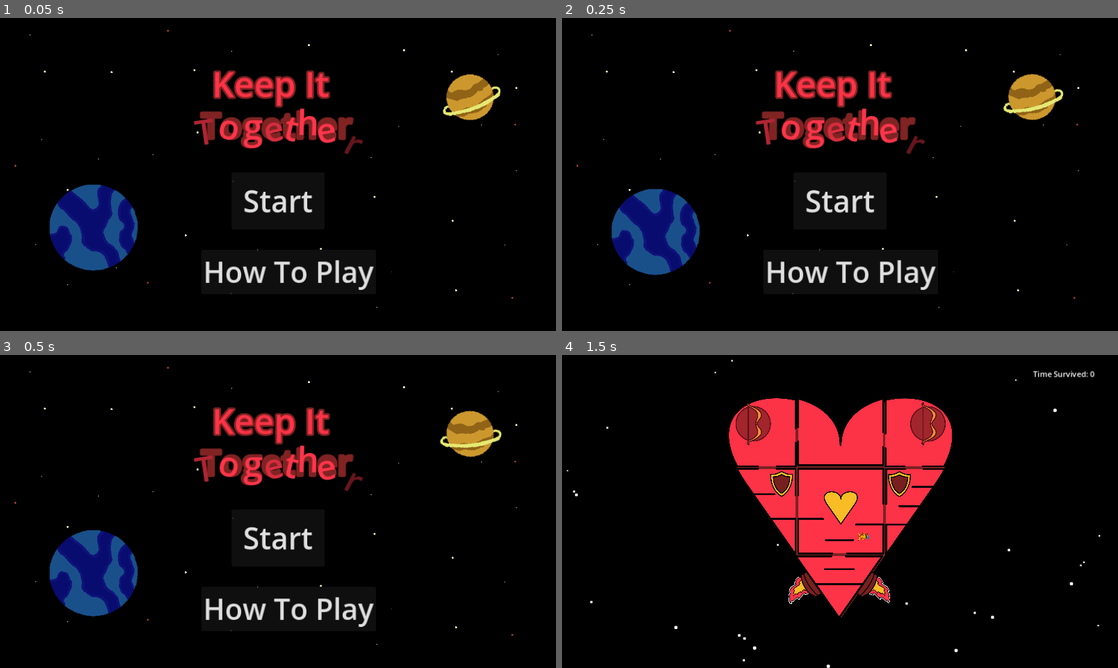
Above: before the commit, frames 1-4 (two rows, left to right).
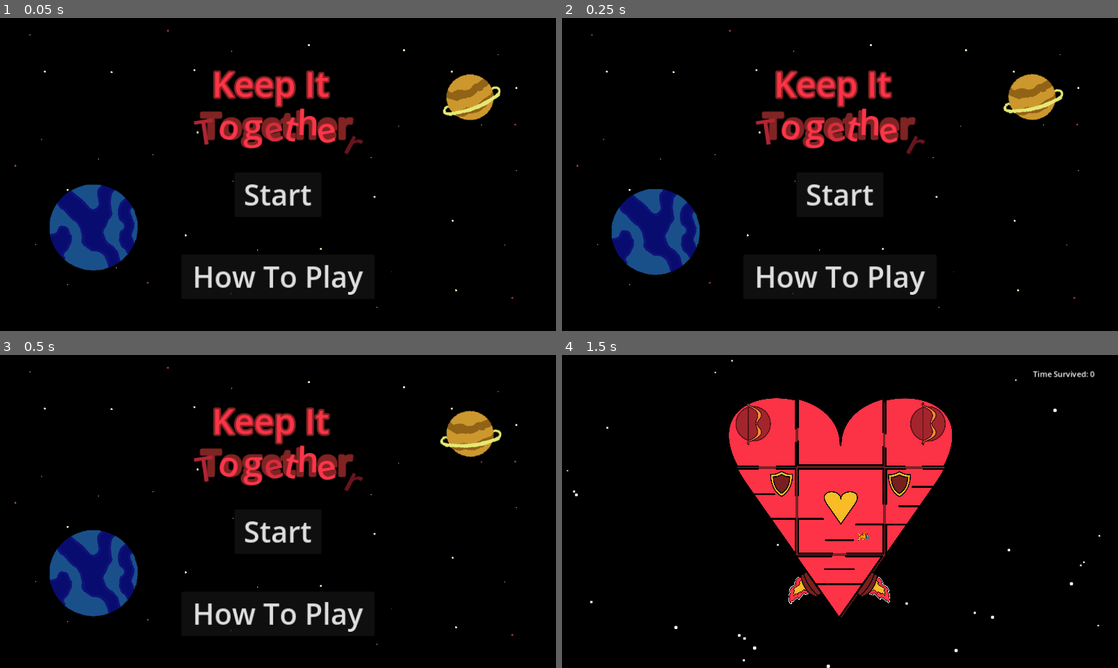
Above: after the commit, the same moments.

Repository: BreannaBre/GodotProject
Game: Godot game, scene res://scenes/main.tscn
Two runs of this game, one before a commit and one after it. Both use one fixed random seed, a clock stepped at 60 frames per second and the inputs below.
Inputs (mouse positions are in pixels of both pictures, inside the frame that each line leads up to):
- Up to frame 1 (0.05 s): no input
- Up to frame 2 (0.25 s): no input
- Up to frame 3 (0.5 s): no input
- Up to frame 4 (1.5 s): click "Start" at 0.5 s; move the mouse to (962, 495) at 1.27 s; hold Right (Player1Right) from 1.28 s (still down); tap / (Player1Interact) at 1.35 s; click (962, 495) at 1.42 s

The runs differ from the first frame. In frame 1, 1.9% of the frame differs, in the area x 35-68%, y 52-89%; in frame 2, 1.9%; in frame 3, 1.9%; in frame 4, nothing differs.

Commit message:
fixed buttons clipping last letter

Diff:
--- a/scenes/title_screen.tscn
+++ b/scenes/title_screen.tscn
@@ -148,23 +148,20 @@
 frame_progress = 0.97513
 
 [node name="StartButton" type="Button" parent="."]
-offset_left = 480.0
+offset_left = 486.0
 offset_top = 320.0
-offset_right = 699.0
-offset_bottom = 452.0
-grow_horizontal = 2
-grow_vertical = 2
-scale = Vector2(0.877908, 0.889999)
+offset_right = 666.0
+offset_bottom = 411.0
 theme_override_colors/icon_hover_color = Color(0.266575, 0.266575, 0.266575, 1)
-theme_override_font_sizes/font_size = 70
+theme_override_font_sizes/font_size = 60
 text = "Start"
 metadata/_edit_use_anchors_ = true
 
 [node name="HowToPlayButton" type="Button" parent="."]
-offset_left = 417.0
-offset_top = 480.0
-offset_right = 778.0
-offset_bottom = 571.0
+offset_left = 376.0
+offset_top = 490.0
+offset_right = 776.0
+offset_bottom = 581.0
 theme_override_font_sizes/font_size = 60
 text = "How To Play"
 
@@ -335,9 +332,9 @@
 layout_mode = 0
 offset_left = 832.0
 offset_top = 432.0
-offset_right = 1021.0
-offset_bottom = 536.0
-theme_override_font_sizes/font_size = 70
+offset_right = 1007.0
+offset_bottom = 523.0
+theme_override_font_sizes/font_size = 60
 text = "Close"
 
 [node name="Shield and gun example" type="Control" parent="HowToPlayPage"]
